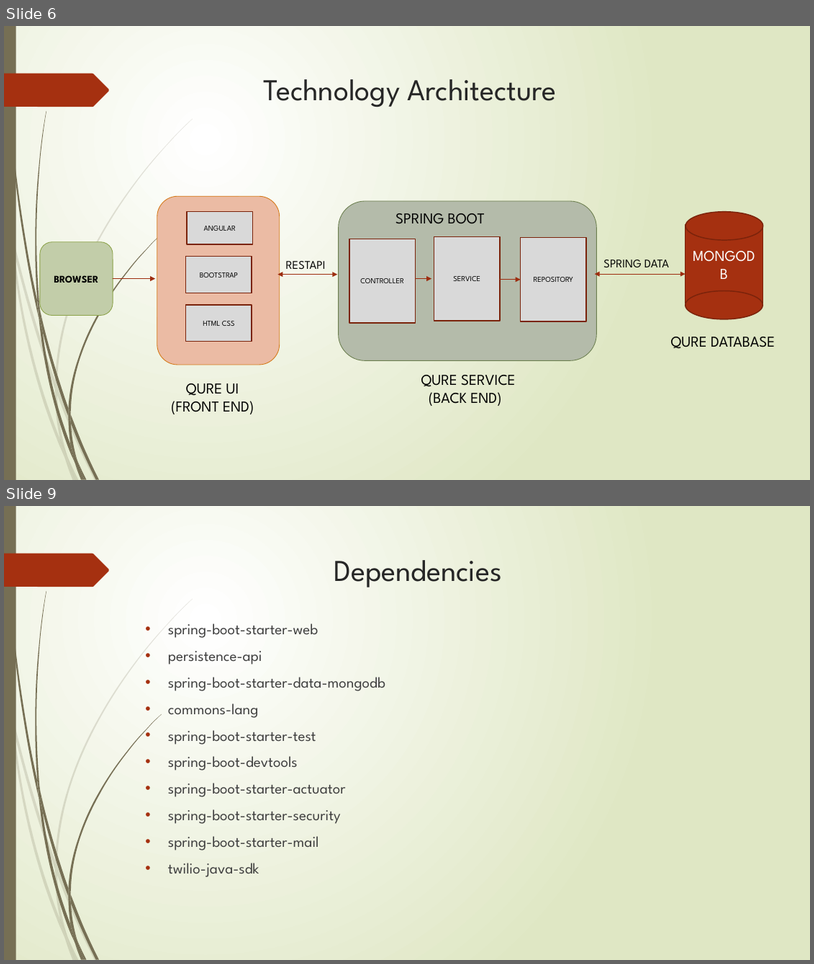
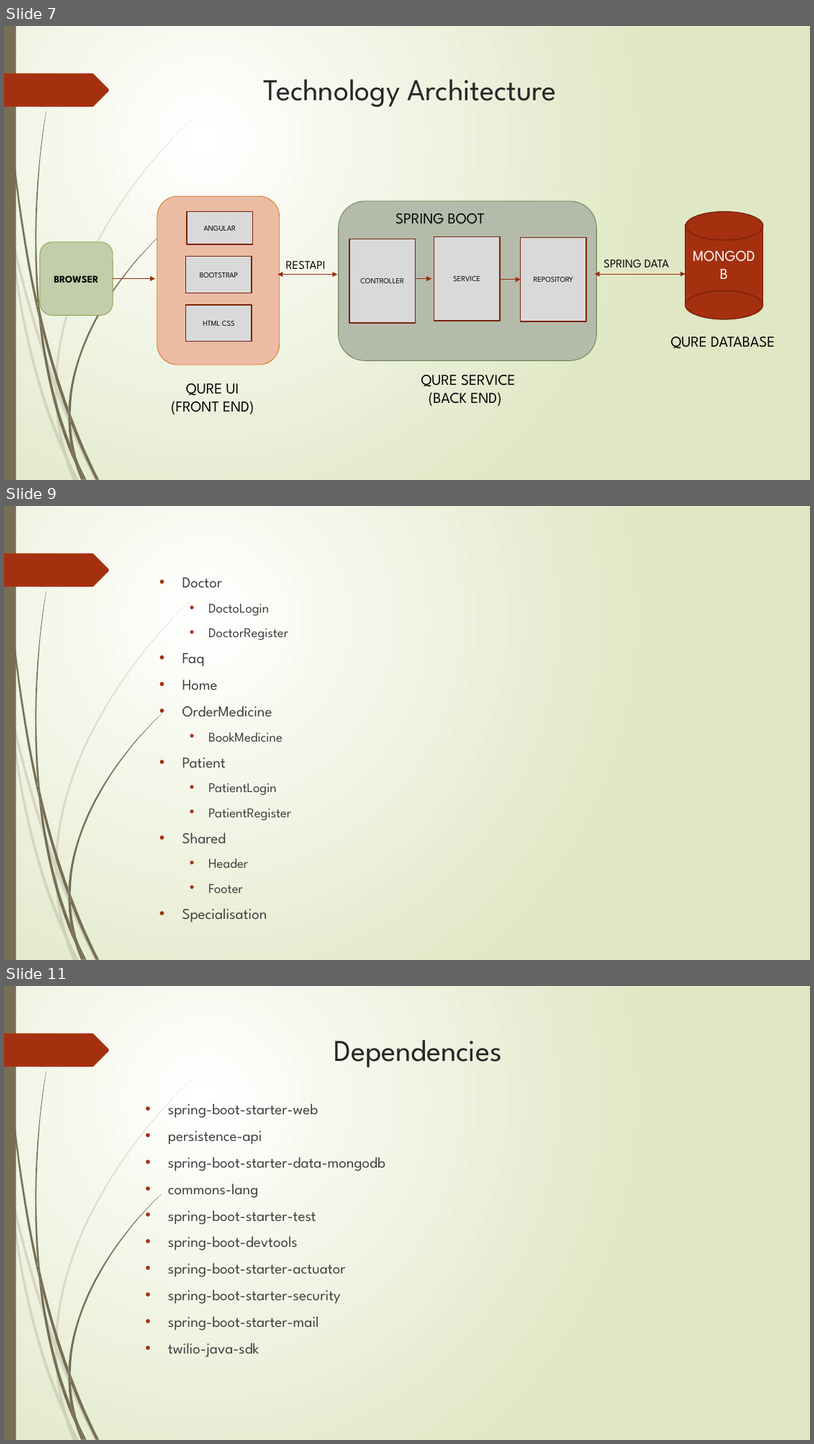
Before and after one commit to Alok0587/QURE, a slide deck: presentation/QURE PPT.pptx. Shown one above the other, each under a label of ours: slides 6 and 9 before the commit, slides 7, 9 and 11 after it; the slides between them are not shown. The pictures are 814x964 and 814x1444 pixels, drawn with LibreOffice and Linux fonts; fonts in the diff are those of the drawing. Boxes give left, top, right and bottom in pixels: in the first picture for what was removed or moved away, otherwise in the second. Text is boxed around its words. In the diff, an @@ line names an element or a change of style, - is before the commit and + after.

```diff
--- a/presentation/QURE PPT.pptx
+++ b/presentation/QURE PPT.pptx
@@ slide 9 added at (4, 506, 810, 960), background gradient #FFFFFF to #DFE8C4; not listed: 24 template elements that a slide beside it also shows @@
@@ text added at (183, 577, 291, 922), 16 pt, text #404040 @@
+• Doctor
+  • DoctoLogin
+  • DoctorRegister
+• Faq
+• Home
+• OrderMedicine
+  • BookMedicine
+• Patient
+  • PatientLogin
+  • PatientRegister
+• Shared
+  • Header
+  • Footer
+• Specialisation
@@ what was slide 6 is now slide 7 @@
@@ what was slide 9 is now slide 11 @@
```
Also in this commit, not shown: 5 slides changed, 1 other slide added.
